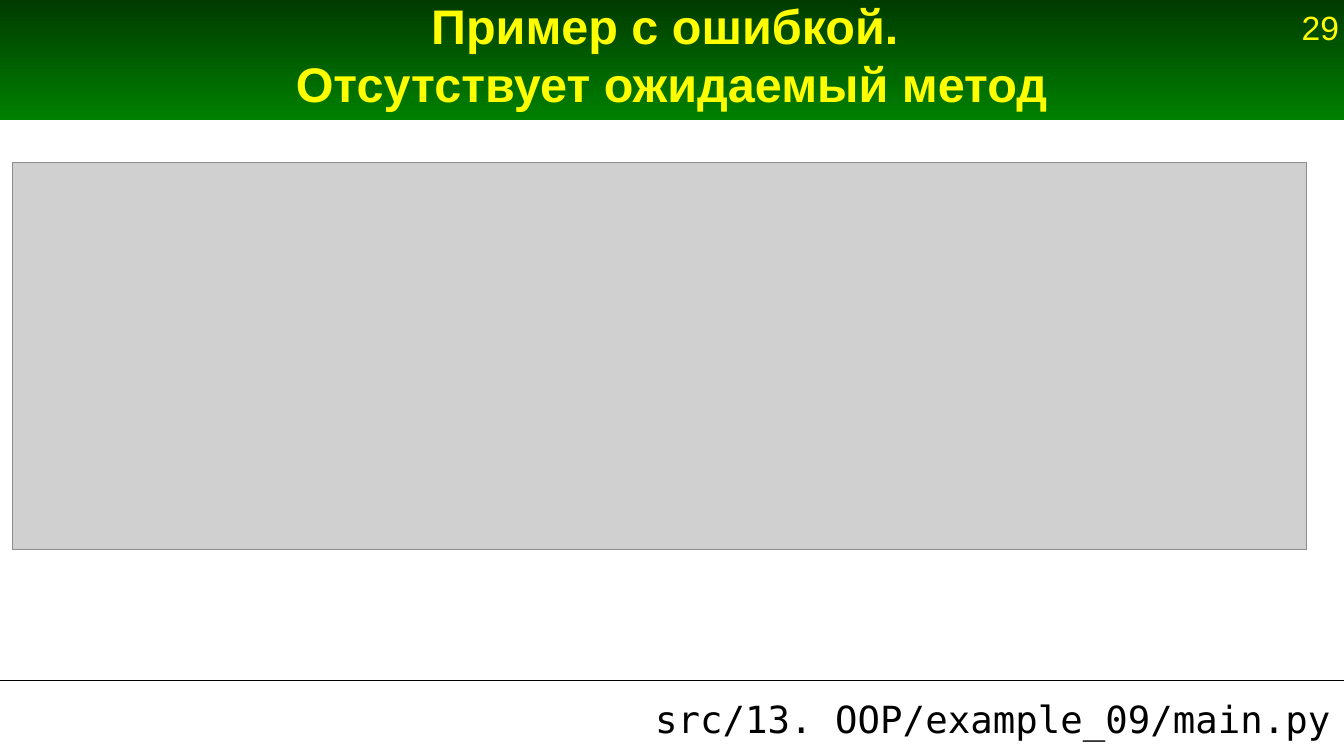
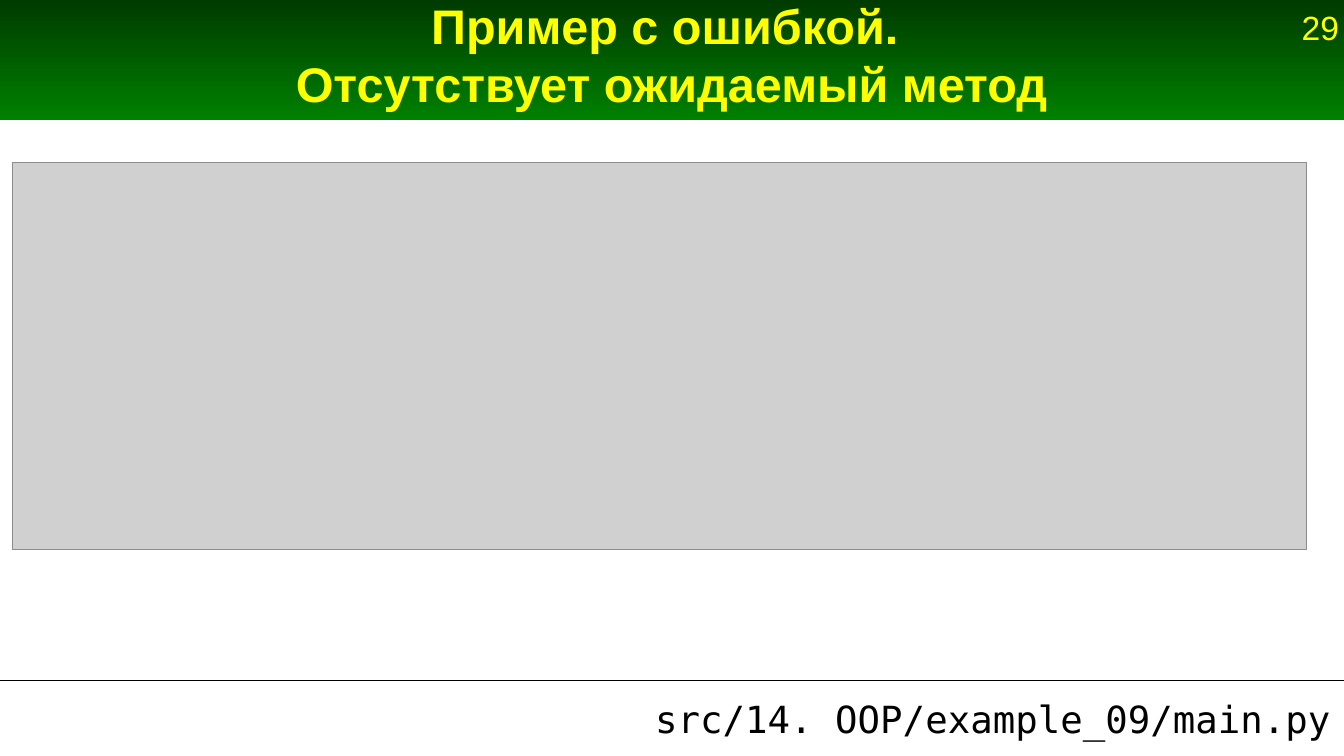
Before and after one commit to Jenyay/python-lectures, a slide deck: slide 29 of presentations/14. OOP.odp. Drawn at 1344x756 pixels with LibreOffice and Linux fonts; fonts in the diff are those of the drawing; grey boxes stand for pictures. Boxes give left, top, right and bottom in pixels: in the first picture for what was removed or moved away, otherwise in the second. Text is boxed around its words. In the diff, an @@ line names an element or a change of style, - is before the commit and + after.

```diff
--- a/presentations/14. OOP.odp
+++ b/presentations/14. OOP.odp
@@ title at [655, 704, 1330, 741]: text changed @@
-src/13. OOP/example_09/main.py
+src/14. OOP/example_09/main.py
```
Also in this commit, not shown: 60 other slides changed, 1 slide removed, 1 other file.
